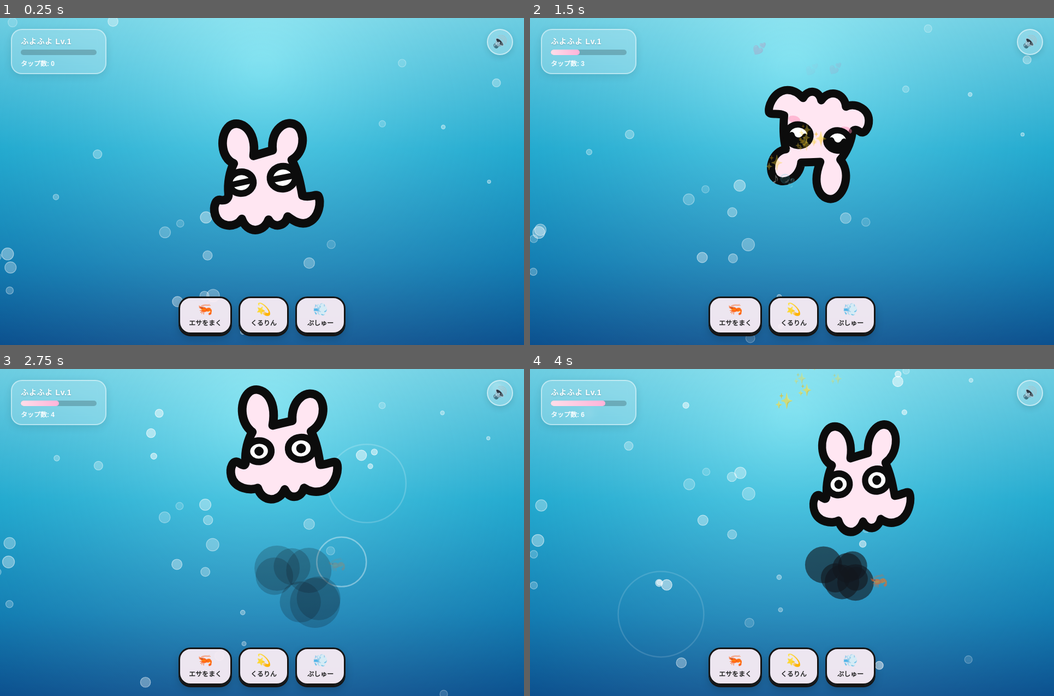
Above: before the commit, frames 1-4 (two rows, left to right).
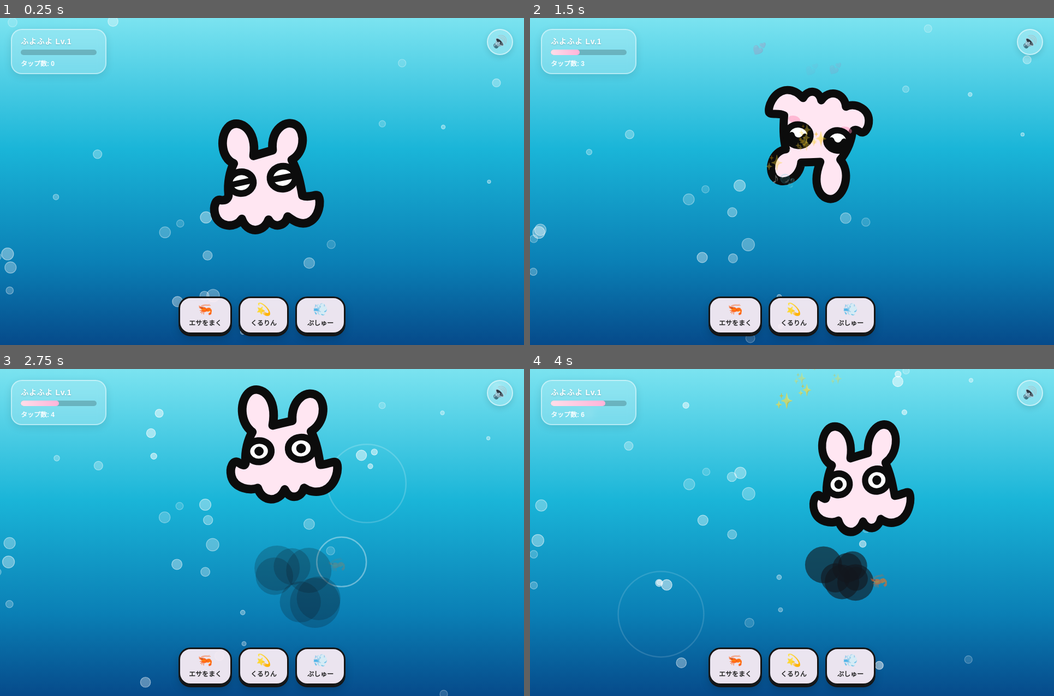
Above: after the commit, the same moments.

Repository: Key334/browser_game_takomu
Game: browser game, page index.html
Same seed, same stepped clock (60 frames per second), same inputs: the game is played once before the commit and once after it.
Inputs (mouse positions are in pixels of both pictures, inside the frame that each line leads up to):
- Up to frame 1 (0.25 s): no input
- Up to frame 2 (1.5 s): click (792, 181) at 0.27 s; click (792, 214) at 1.07 s; click "💫 くるりん" at 1.27 s
- Up to frame 3 (2.75 s): click (157, 499) at 1.67 s; click "💨 ぷしゅー" at 1.87 s; click (366, 483) at 2.27 s; click "🦐 エサをまく" at 2.47 s
- Up to frame 4 (4 s): click (870, 597) at 2.87 s; click "💫 くるりん" at 3.07 s; click (661, 614) at 3.47 s; click "💨 ぷしゅー" at 3.67 s

The runs differ from the first frame. In frame 1, 33% of the frame differs, in the area x 17-83%, y 5-89%; in frame 2, 33%; in frame 3, 31%; in frame 4, 32%.

Commit message:
Disable gradient background rendering
Commented out the gradient drawing code in script.js.

Diff:
--- a/script.js
+++ b/script.js
@@ -583,14 +583,14 @@
     }
 
     // 海中の光差し込み（やさしいグラデーション）
-    const grad = ctx.createRadialGradient(
-      width * 0.5, height * 0.15, 20,
-      width * 0.5, height * 0.5, Math.max(width, height) * 0.75
-    );
-    grad.addColorStop(0, 'rgba(200, 250, 255, 0.35)');
-    grad.addColorStop(1, 'rgba(6, 74, 138, 0.15)');
-    ctx.fillStyle = grad;
-    ctx.fillRect(0, 0, width, height);
+    // const grad = ctx.createRadialGradient(
+    //   width * 0.5, height * 0.15, 20,
+    //   width * 0.5, height * 0.5, Math.max(width, height) * 0.75
+    // );
+    // grad.addColorStop(0, 'rgba(200, 250, 255, 0.35)');
+    // grad.addColorStop(1, 'rgba(6, 74, 138, 0.15)');
+    // ctx.fillStyle = grad;
+    // ctx.fillRect(0, 0, width, height);
 
   // フィーバータイマー進行
   if (state.fever) {
